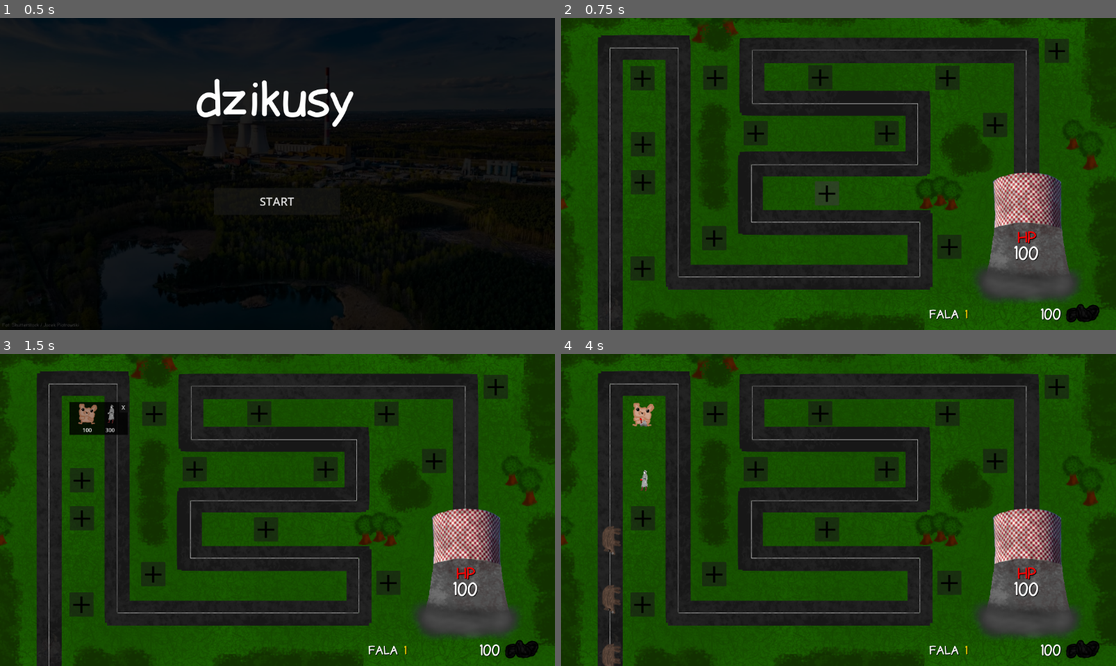
Above: before the commit, frames 1-4 (two rows, left to right).
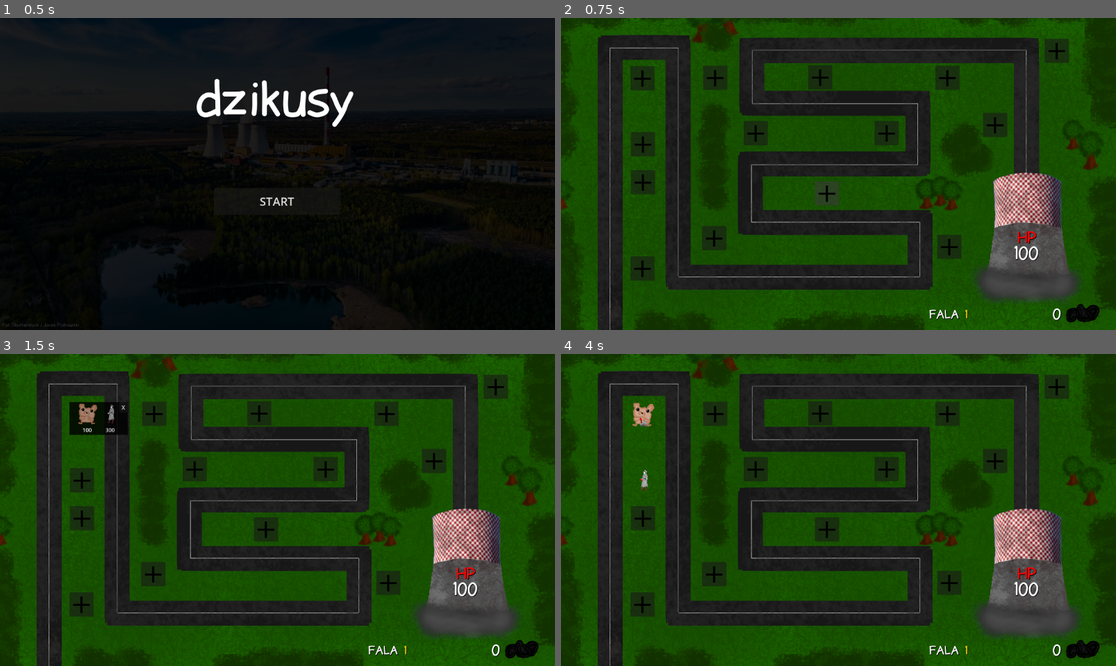
Above: after the commit, the same moments.

Repository: niejajestem/hackathon_ckziu
Game: Godot game, scene res://scenes/mainmenuUI.tscn
The game is run twice, just before and just after one commit, with the same random seed, the same clock (stepped at 60 frames per second) and the same inputs.
Inputs (mouse positions are in pixels of both pictures, inside the frame that each line leads up to):
- Up to frame 1 (0.5 s): no input
- Up to frame 2 (0.75 s): click "START" at 0.5 s
- Up to frame 3 (1.5 s): click (83, 413) at 1.27 s
- Up to frame 4 (4 s): click (649, 413) at 2 s; click (644, 478) at 2.77 s; click (672, 478) at 3.5 s

Frame 1 is identical in both runs. In frame 2, less than 0.1% of the frame differs, in the area x 86-89%, y 93-97%; in frame 3, less than 0.1%; in frame 4, 0.6%, in the area x 7-89%, y 55-100%.
Error after the commit: Parse Error: Identifier "speed" not declared in the current scope. (res://scenes/game.gd:64)

Commit message:
Fixed dziks spawn

Diff:
--- a/new-game-project/scenes/game.gd
+++ b/new-game-project/scenes/game.gd
@@ -7,6 +7,7 @@
 var dzikCount = 0
 var wave = 0
 var spawnedDziks = 0
+var spawnedAllDziks = 0
 
 
 func _on_timer_timeout() -> void:
@@ -16,13 +17,18 @@
 	wave += 1
 	dzikCount = 3*wave
 	spawnedDziks = 0
+	spawnedAllDziks = false
 	coal += 10*wave
 	$coalCounter.text = "%d" % coal
 	$falaCounter.text = "%d" % wave
 	print("Wave %d" % wave)
-	if wave % 5 == 0:
+	print(wave % 15 != 0)
+	if wave % 5 == 0 and wave % 15 != 0:
 		# faster wave
 		$dzikSpawnTimer.start(0.5)
+		$falaCounter.add_theme_color_override("default_color", "ff2222")
+	elif wave % 15 == 0:
+		$dzikSpawnTimer.start(0.3)
 		$falaCounter.add_theme_color_override("default_color", "ff2222")
 	else:
 		$dzikSpawnTimer.start(1)
@@ -39,7 +45,7 @@
 		#print("Spawned a dzik")
 		print(spawnedDziks, dzikCount)
 	else:
-		spawnedDziks = 0
+		spawnedAllDziks = true
 		$dzikSpawnTimer.stop()
 		print(spawnedDziks, dzikCount)
 
@@ -50,6 +56,12 @@
 
 	if $"../Path2D".get_child_count() == 1: # 1, bo count sie zmniejsza dopiero po wywolaniu tej funkcji
 
-		if(spawnedDziks == dzikCount):
+		if(spawnedAllDziks):
 			print("Killed all dziks")
 			finishWave()
+
+func _process(delta):
+	$"../Path2D".progress += speed * delta
+	if $"../Path2D".progress_ratio >= 1.0:
+		print("Completed path!")
+		queue_free()  # Remove the object, if needed
--- a/new-game-project/scenes/map.tscn
+++ b/new-game-project/scenes/map.tscn
@@ -464,5 +464,6 @@
 curve = SubResource("Curve2D_2klcf")
 
 [node name="gameUI" parent="." instance=ExtResource("8_jh32y")]
+spawn_dzik = null
 
 [connection signal="child_exiting_tree" from="Path2D" to="gameUI" method="_on_path_2d_child_exiting_tree"]
Not shown: 1 places in new-game-project/scenes/gameover.tscn that only renumber resources
Not shown: 1 places in new-game-project/scenes/gameoverUI.tscn that only renumber resources
